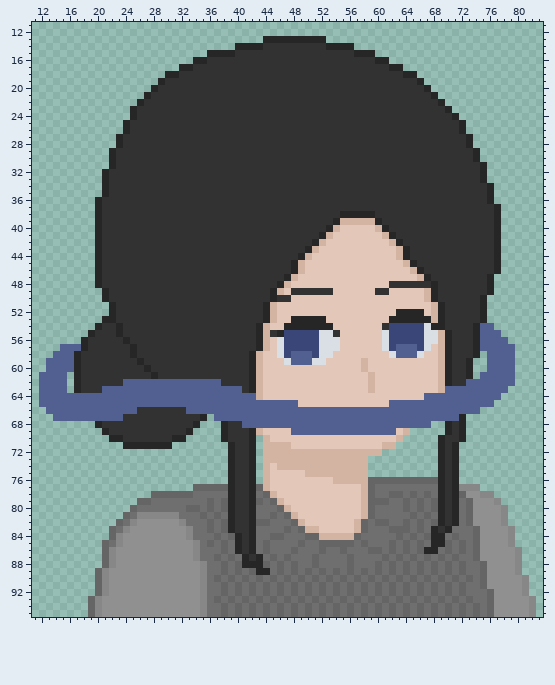
Two states of a sprite sheet, sprites/char_1_portraits/char_1_portraits_2.png. That is the earlier state.
The file is 480x480 pixels, drawn in blocks of 5x5; one block is one cell here. Shown: x 11..83, y 11..95.
After the commit:
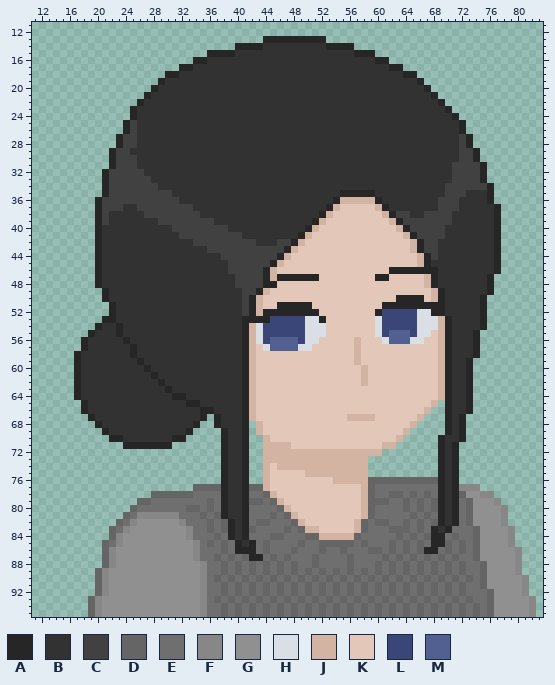
Palette (. is transparent): A #262626  B #323232  C #414141  D #656565  E #6f6f6f  F #878787  G #909090  H #dadfe6  J #d3b3a2  K #e3c8b9  L #3a4678  M #525f91
Message: adjusted portrait art, added expressions
Change:
Changed rows in their new state; - is an unchanged pixel.
first column x 12:
25 -------------C------------------------------------------------------
26 -------------C------------------------------------------------------
27 ------------CC----------------------------------------------C-------
28 ------------CC----------------------------------------------C-------
29 -----------CC-----------------------------------------------CC------
30 -----------CCC----------------------------------------------CC------
31 -----------CCC---------------------------------------------CCCC-----
32 ----------CCCCC--------------------------------------------CCCC-----
33 ----------CCCCCC-------------------------------------------CCCC-----
34 ----------CCCCCCC-----------------------------------------CCCCCC----
35 ----------CCCCCCCCC------------------------AAAAA----------CCC-------
36 ---------CCCCCCCCCCC----------------------AJJJJJA--------CCC--------
37 ---------CCC--CCCCCCCC-------------------AJKKKKKJA-------CCC--------
38 ---------C-----CCCCCCCC-----------------AJKKKKKKKJACC--CCCC---------
39 ---------C-------CCCCCCCC--------------AJKKKKKKKKKJACCCCCCC---------
40 -------------------CCCCCCCC-----------AJKKK-----KKKJACCCCC----------
41 --------------------CCCCCCCCC--------AJKKK-------KKKJACCCC----------
42 ----------------------CCCCCCCCC---CCAJKKK---------KKKJACC-----------
43 ------------------------CCCCCCCCCCCAJKKK-----------KKJACC-----------
44 --------------------------CCCCCCCCAJKKK------------KKKJAC-----------
45 ---------------------------CCCCCCAJKKK--------------KKJA------------
46 ---------------------------CCCCCAJKKKK------------AAAA-AA-----------
47 ----------------------------CCCCAJA-AAAA--------AA----KJA-----------
48 ----------------------------CCCCAAKK--------------KKKKKJ------------
49 -----------------------------CCAJKK-KKKKKK------KK-----KJA----------
50 -----------------------------CAJKKKK---------------AAAAKJA----------
51 -----------------------------CAJKKAAAAA----------AAAAAAAA-----------
52 -----------------------------CAJ-AAAAAAA--------ALLLLLHHA-----------
53 -----------------------------AAA-LLLLLHH--------HLLLLLHHHJA---------
54 -----------------------------AJHLLLLLLHHHK------HL----H-HJA---BA.---
55 -----------------------------AJHLLL---HH-KK-----HLMMM-H-K------...--
56 -----------------------------AJHLMMMM-HHKKK--J----MMMHHKK------....-
57 ---...-----------------------AJKHMMMMHHKKKK--J---KKKKKKK-------.....
58 --...------------------------AJK--KKKKKKKK---J----KKKKK---------....
59 -....------------------------AJK---KKKKKK----JK-----------------....
60 -....------------------------AJK--------------------------------....
61 ....-------------------------AJK--------------JK---------------.....
62 ....--------BBBBBABBBBBBBB---AJK--------------JK-------------A......
63 ....-----BBBBBBBBBABBBBBBBBBBAJK---------------K----------ABBA.....-
64 .....ABBBBBBBBBBBBBAABBBBBBBBAJK-----------------------KKJABBA....--
65 ......ABBBBBBBBBBBBBBAABBBBBBAJKKKKKK-------------KKKKKKJ.ABBA...---
66 -.....ABBBBBBB-------BBAABBBBAJKKKKKKKKKKKKKKKKKKKKKKKKJ..ABBA.-----
67 --.....ABBBB-------------ABBBAJKKKKKKKKKKKKKJJJJKKKKKKJ...AB--------
68 -------------------------AB--A.JKKKKKKKKKKKKKKKKKKKKKJ..------------
69 -----------------------------A.-----KKKKKKKKKKKKKKK-----------------
70 -----------------------------A.-------------------------------------
71 --------------------------AB-A.-------------------------------------
72 --------------------------AB-A.-------------------------------------
73 --------------------------AB-A.-------------------------------------
74 --------------------------AB-A.-------------------------------------
75 --------------------------AB-A.-------------------------------------
76 --------------------------AB-A.-------------------------------------
77 --------------------------AB-AD-------------------------------------
78 --------------------------AB-AE-------------------------------------
79 --------------------------AB-AD-------------------------------------
80 --------------------------AB-AE-------------------------------------
81 --------------------------AB-AE-------------------------------------
82 -----------------------------AE-------------------------------------
83 -----------------------------AD-------------------------------------
84 ---------------------------ABAE-------------------------------------
86 -----------------------------A--------------------------------------
87 -----------------------------DA-------------------------------------
88 -----------------------------EDE------------------------------------
89 -------------------------------ED-----------------------------------
Boxes around the changes in both pictures, in picture pixels (x1, y1, x2, y2):
changed: (39, 120, 515, 575)
